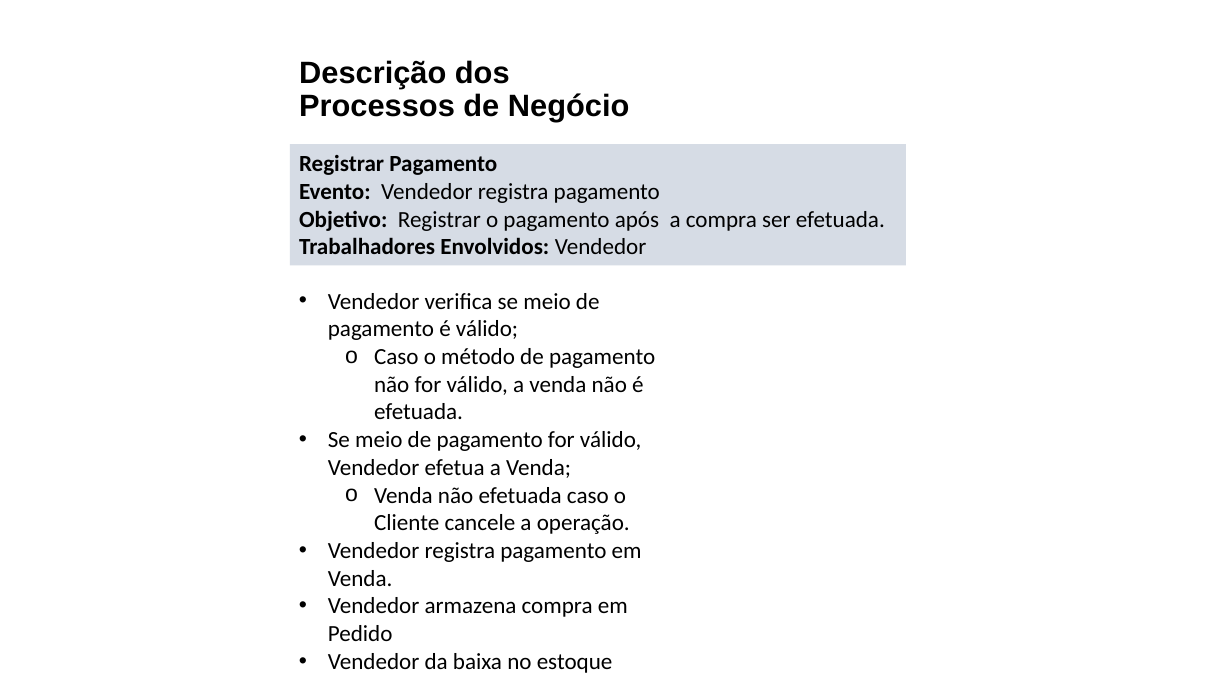
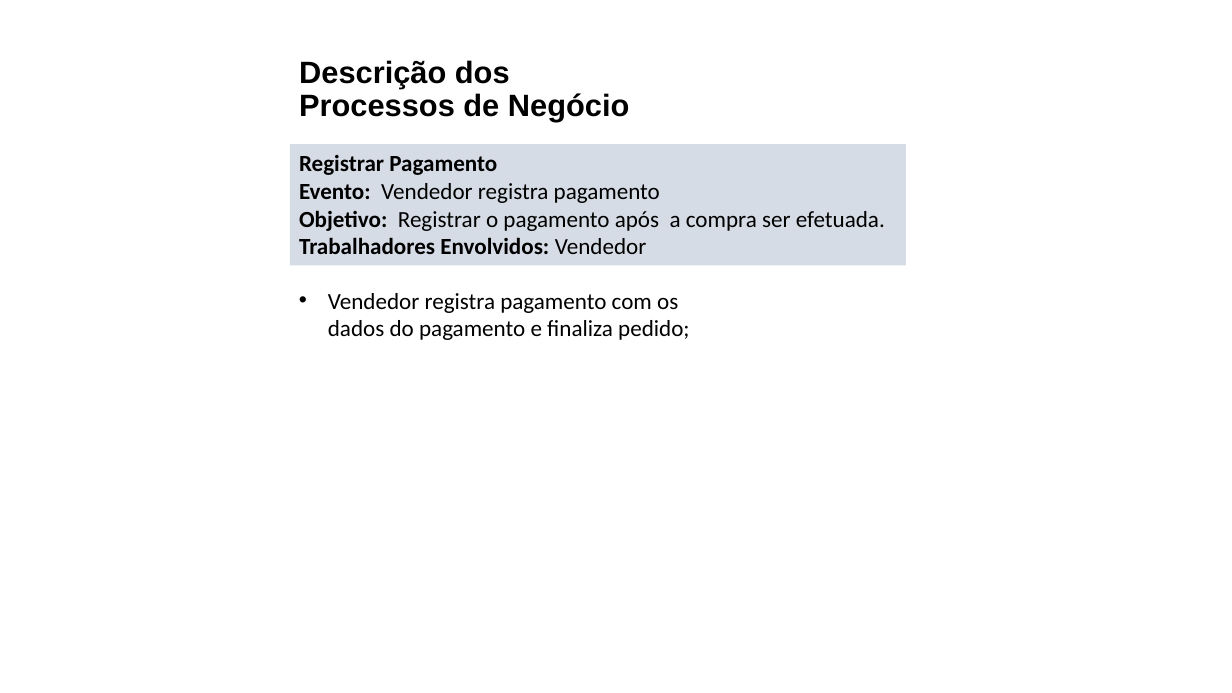
Before and after one commit to lucaskurata/Engenharia-de-Requisitos-Ericson, a slide deck: slide 5 of ACS/AC5/LucasKurata_AC5.pptx. Drawn at 1232x693 pixels with LibreOffice and Linux fonts; fonts in the diff are those of the drawing. Boxes give left, top, right and bottom in pixels: in the first picture for what was removed or moved away, otherwise in the second. Text is boxed around its words. In the diff, an @@ line names an element or a change of style, - is before the commit and + after.

```diff
--- a/ACS/AC5/LucasKurata_AC5.pptx
+++ b/ACS/AC5/LucasKurata_AC5.pptx
@@ text at (328, 293, 689, 340): text changed @@
-• Vendedor verifica se meio de pagamento é válido;
-  o Caso o método de pagamento não for válido, a venda não é efetuada.
-• Se meio de pagamento for válido, Vendedor efetua a Venda;
-  o Venda não efetuada caso o Cliente cancele a operação.
-• Vendedor registra pagamento em Venda.
-• Vendedor armazena compra em Pedido
-• Vendedor da baixa no estoque
+• Vendedor registra pagamento com os dados do pagamento e finaliza pedido;
```
Also in this commit, not shown: 1 other slide changed.
